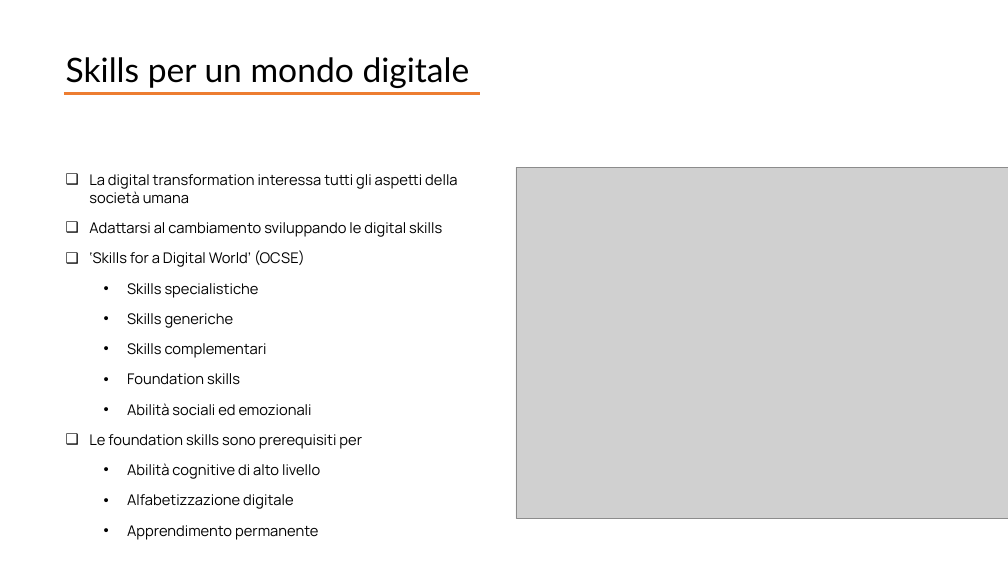
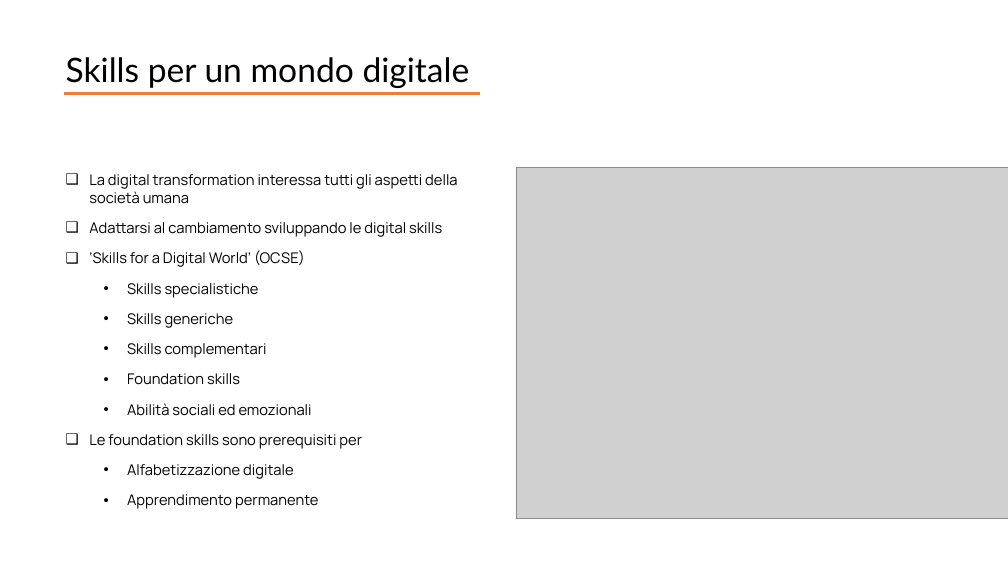
Before and after one commit to giocoal/social-issues-in-information-society-project, a slide deck: slide 7 of Consegna/Presentazione_progetto_SIIS_Merelli_Carbone_Grosso.pptx. Drawn at 1008x567 pixels with LibreOffice and Linux fonts; fonts in the diff are those of the drawing; grey boxes stand for pictures. Boxes give left, top, right and bottom in pixels: in the first picture for what was removed or moved away, otherwise in the second. Text is boxed around its words. In the diff, an @@ line names an element or a change of style, - is before the commit and + after.

Commit message:
ok

```diff
--- a/Consegna/Presentazione_progetto_SIIS_Merelli_Carbone_Grosso.pptx
+++ b/Consegna/Presentazione_progetto_SIIS_Merelli_Carbone_Grosso.pptx
@@ text at (127, 463, 320, 479): paragraph removed @@
-  • Abilità cognitive di alto livello
```
